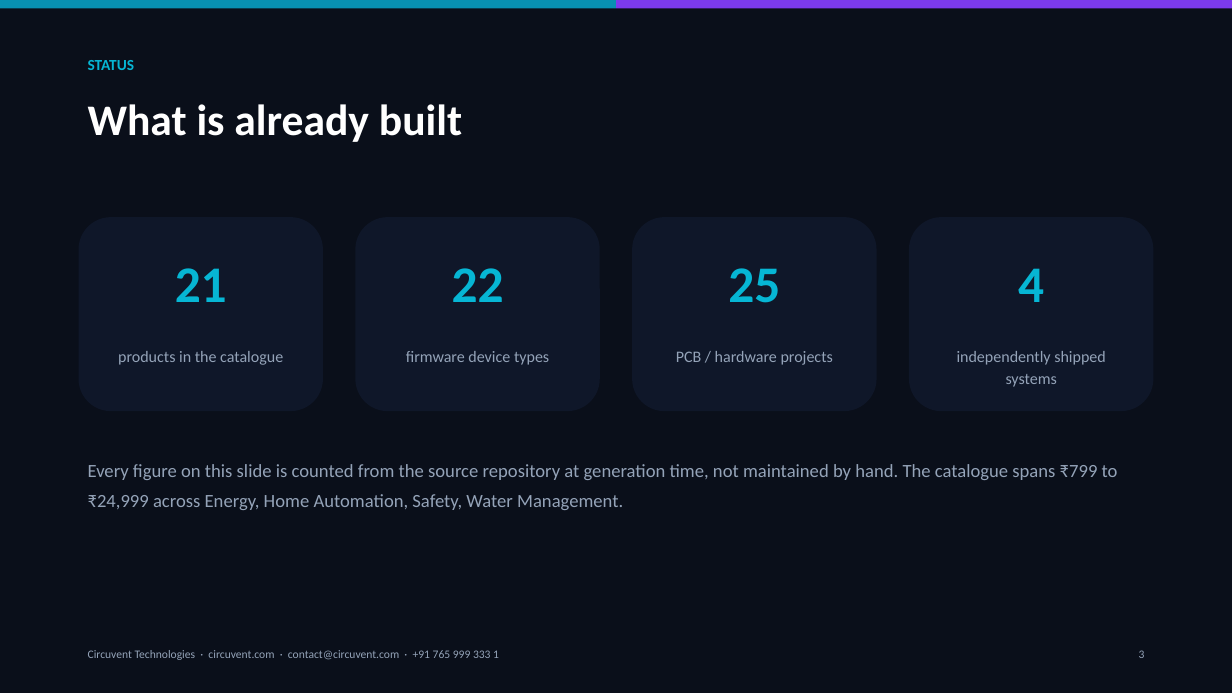
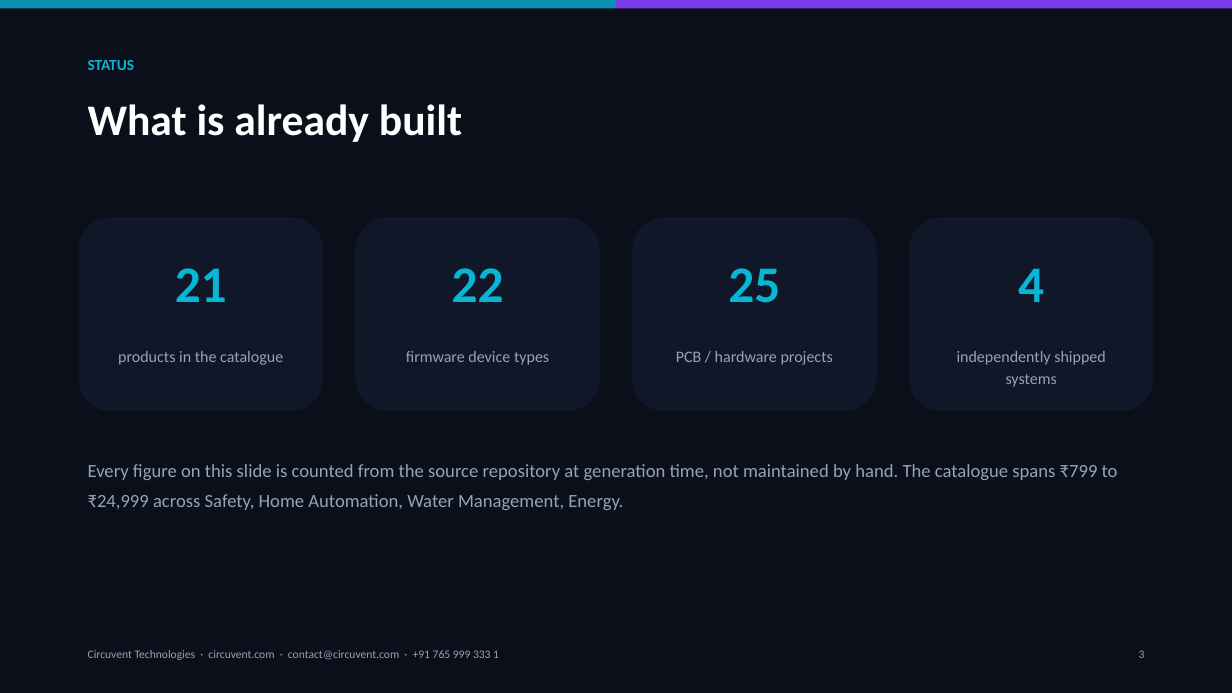
Before and after one commit to Hemakotibonthada/circuvent-technologies, a slide deck: slide 4 of Docs/business/Circuvent-Investor-Deck.pptx. Drawn at 1232x693 pixels with LibreOffice and Linux fonts; fonts in the diff are those of the drawing. Boxes give left, top, right and bottom in pixels: in the first picture for what was removed or moved away, otherwise in the second. Text is boxed around its words. In the diff, an @@ line names an element or a change of style, - is before the commit and + after.

```diff
--- a/Docs/business/Circuvent-Investor-Deck.pptx
+++ b/Docs/business/Circuvent-Investor-Deck.pptx
@@ text at bbox=[88, 464, 1118, 510]: text changed @@
-Every figure on this slide is counted from the source repository at generation time, not maintained by hand. The catalogue spans ₹799 to ₹24,999 across Energy, Home Automation, Safety, Water Management.
+Every figure on this slide is counted from the source repository at generation time, not maintained by hand. The catalogue spans ₹799 to ₹24,999 across Safety, Home Automation, Water Management, Energy.
```
Also in this commit, not shown: 1 other slide changed, 9 other files.
